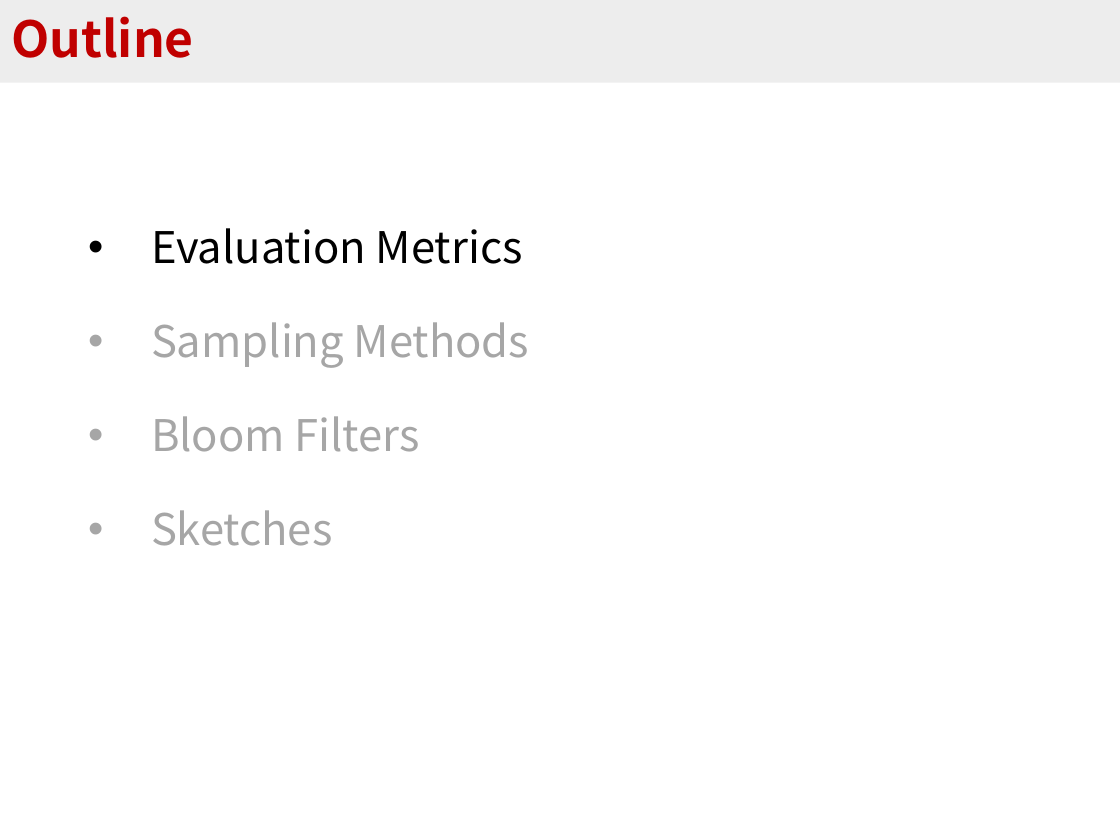
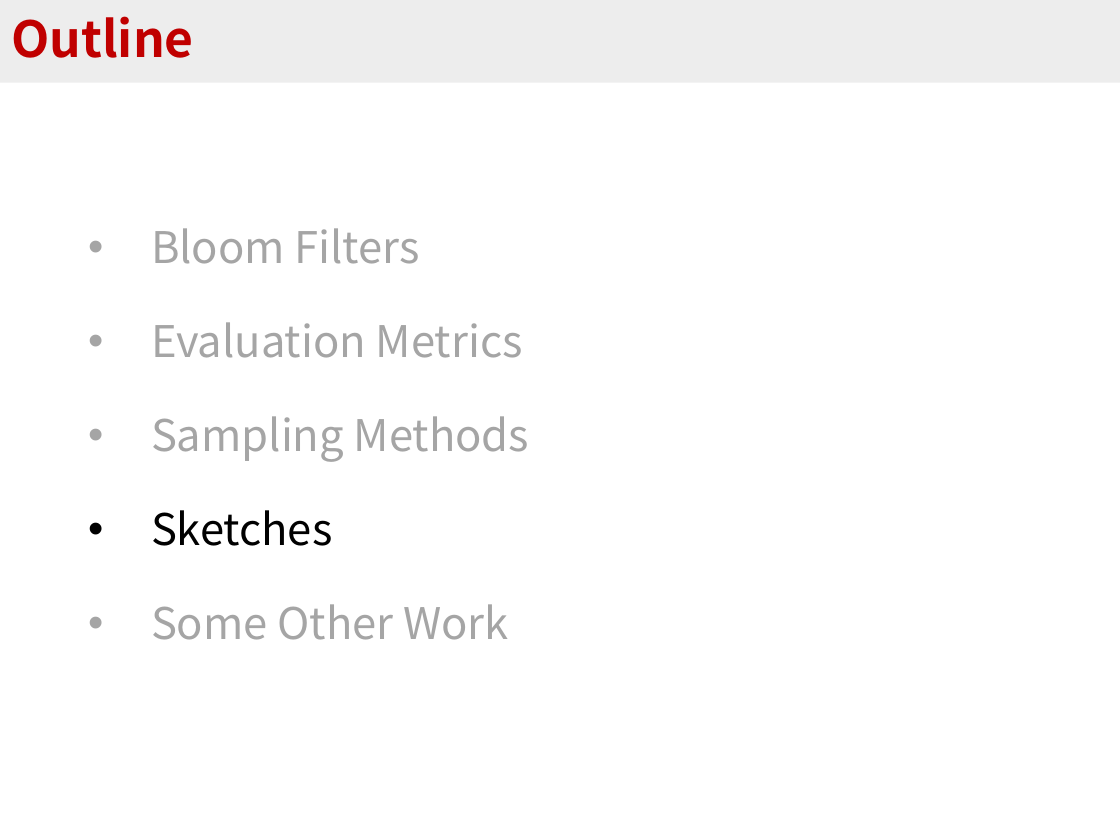
Before and after one commit to BlockLiu/Algorithms-for-Per-flow-Measurement, a slide deck: slide 20 of 常见sketch算法.pptx (slide 2 before the commit). Drawn at 1120x840 pixels with LibreOffice and Linux fonts; fonts in the diff are those of the drawing. Boxes give left, top, right and bottom in pixels: in the first picture for what was removed or moved away, otherwise in the second. Text is boxed around its words. In the diff, an @@ line names an element or a change of style, - is before the commit and + after.

```diff
--- a/常见sketch算法.pptx
+++ b/常见sketch算法.pptx
@@ text at (151, 228, 420, 264): paragraph added @@
+• Bloom Filters
@@ text at (151, 322, 529, 546): text colour #000000 to #A5A5A5 in "Evaluation Metrics"; text colour #A6A6A6 to #A5A5A5 in "Sampling Methods"; text colour #A6A6A6 to #000000 in "Sketches" @@
@@ text at (151, 416, 420, 452): paragraph removed @@
-• Bloom Filters
@@ text at (151, 604, 509, 640): paragraph added @@
+• Some Other Work
```
Also in this commit, not shown: 3 other slides changed, 13 slides added, 1 slide removed, 16 other files.
